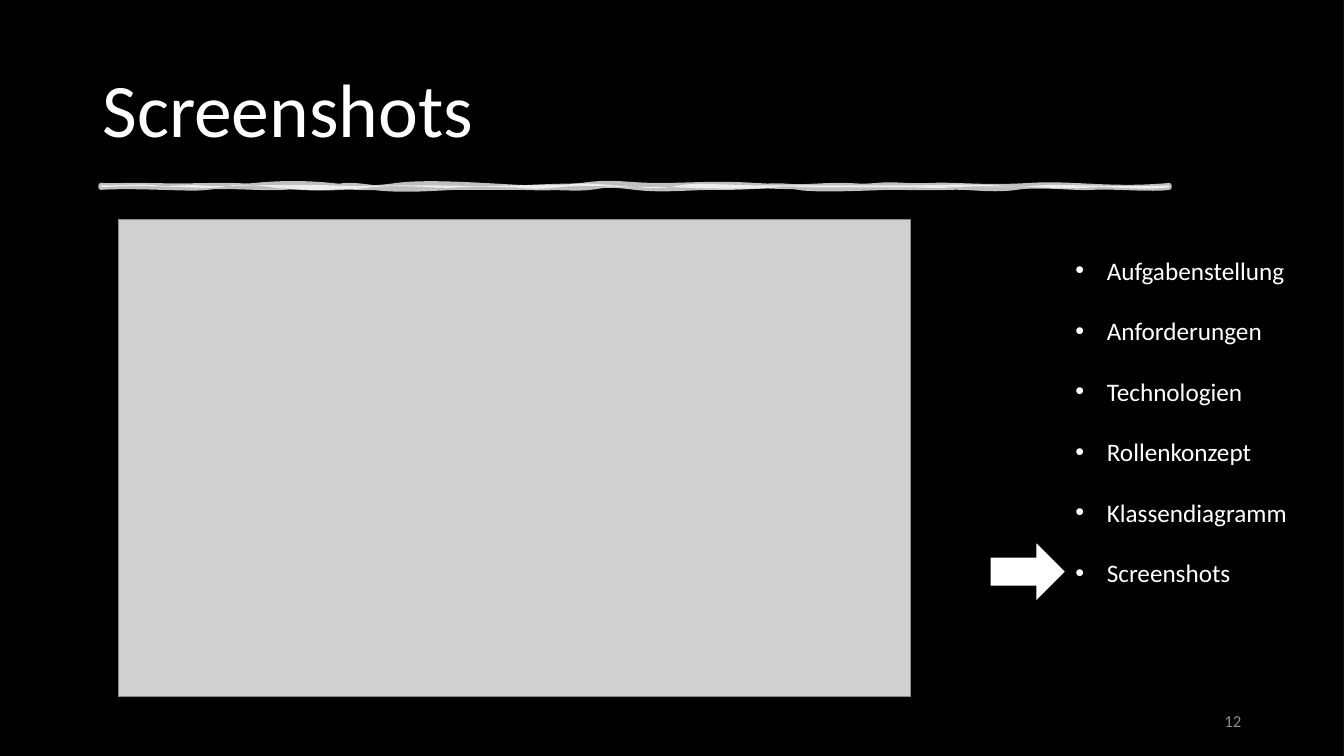
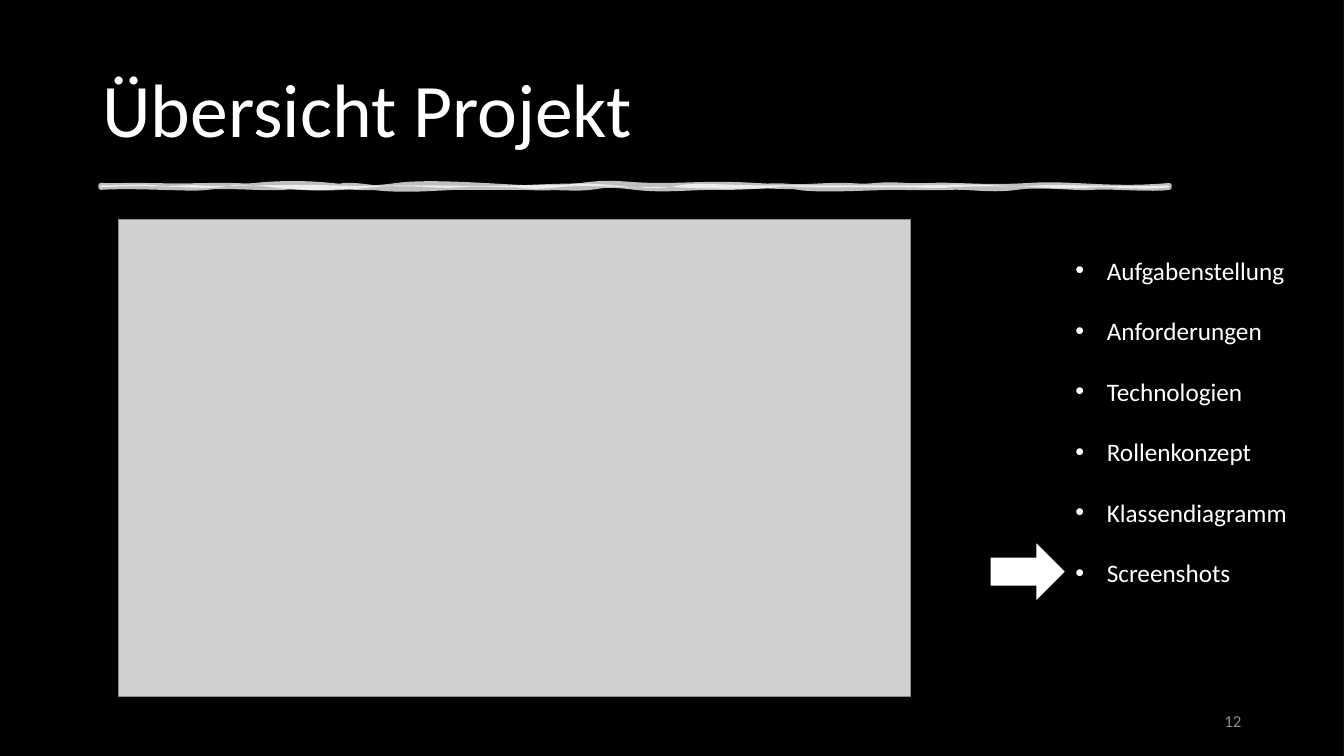
Before and after one commit to DennisWandschura/Profitabilitaet, a slide deck: slide 12 of Präst_Profitabilität.pptx. Drawn at 1344x756 pixels with LibreOffice and Linux fonts; fonts in the diff are those of the drawing; grey boxes stand for pictures; background and template pictures are left out; a plain dark background stands for a picture behind light text. Boxes give left, top, right and bottom in pixels: in the first picture for what was removed or moved away, otherwise in the second. Text is boxed around its words. In the diff, an @@ line names an element or a change of style, - is before the commit and + after.

```diff
--- a/Präst_Profitabilität.pptx
+++ b/Präst_Profitabilität.pptx
@@ title at bbox=[102, 76, 632, 150]: text changed @@
-Screenshots
+Übersicht Projekt
```
Also in this commit, not shown: 7 other slides changed, 1 slide added.
